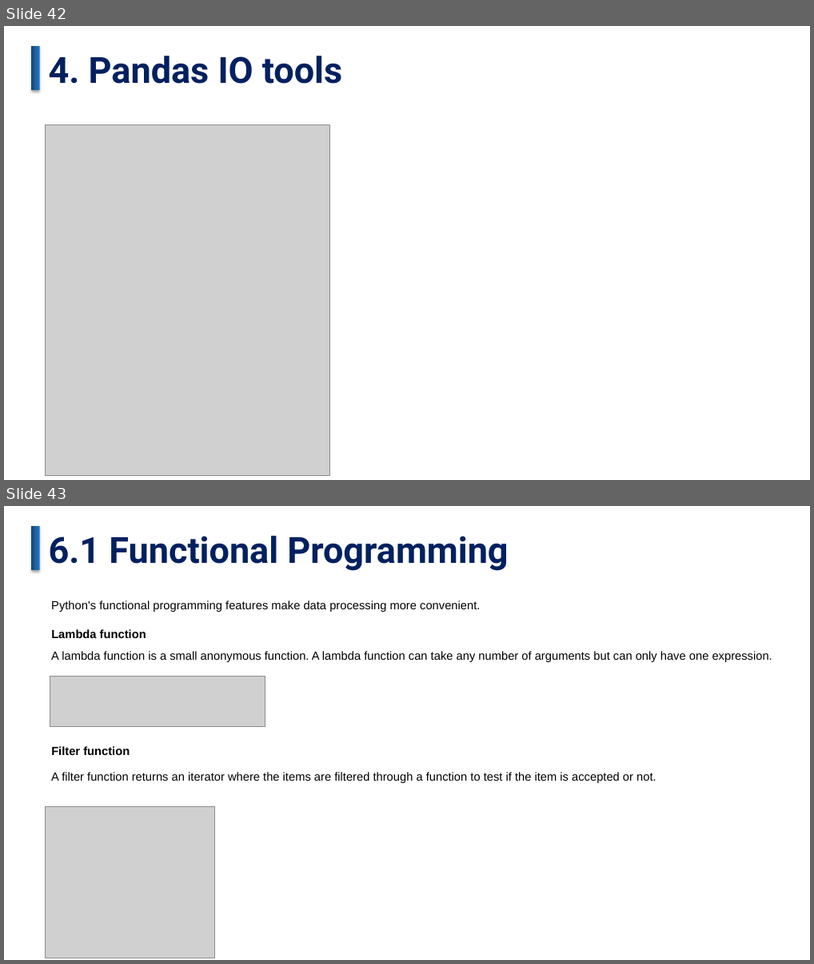
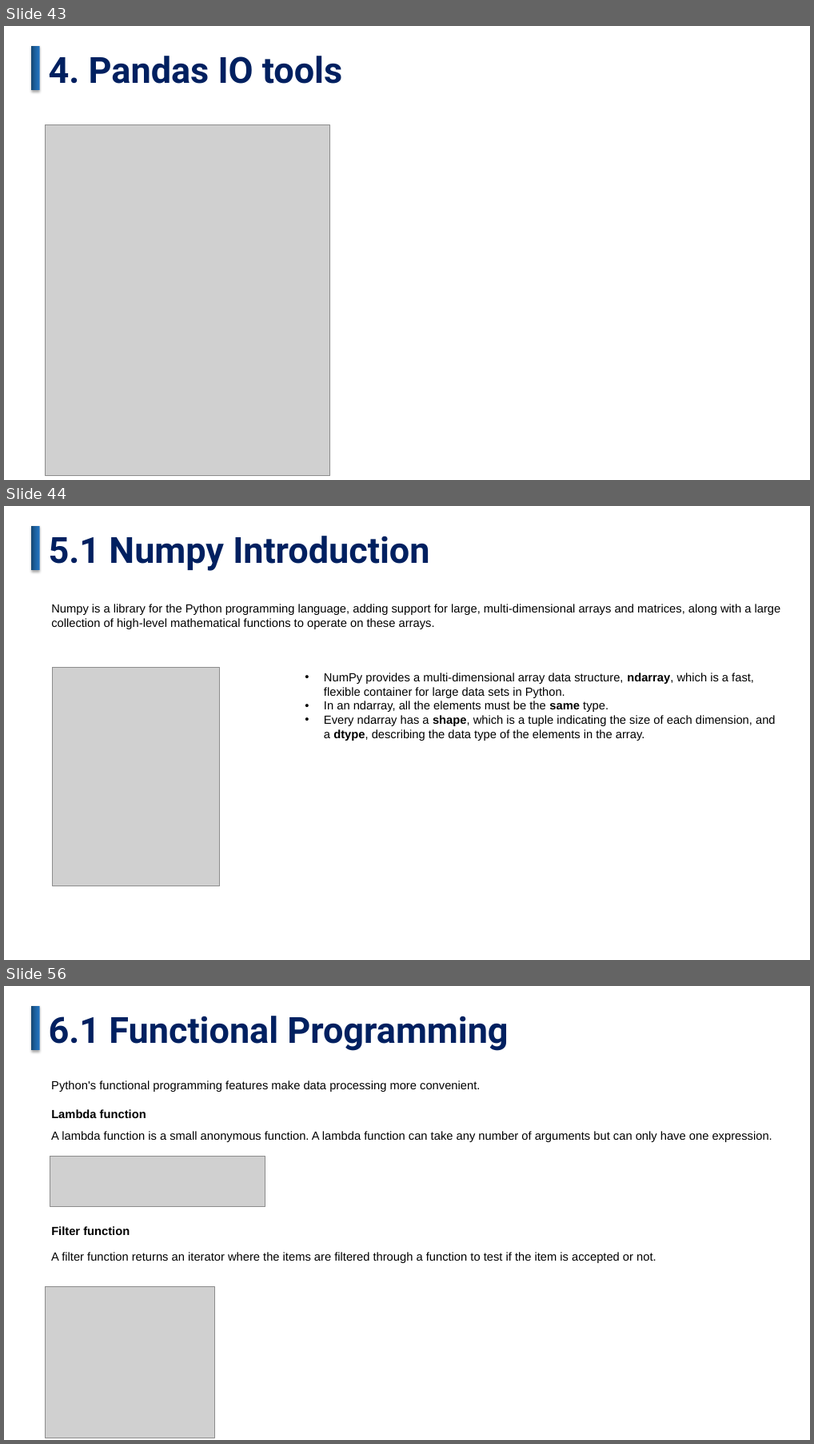
Before and after one commit to JasonZhangHub/DataAnalysiswithPython-FullCourseForBeginners, a slide deck: Data Analysis with Python-Full Course for Beginners.pptx. Shown one above the other, each under a label of ours: slides 42 and 43 before the commit, slides 43, 44 and 56 after it; the slides between them are not shown. The pictures are 814x964 and 814x1444 pixels, drawn with LibreOffice and Linux fonts; fonts in the diff are those of the drawing; grey boxes stand for pictures. Boxes give left, top, right and bottom in pixels: in the first picture for what was removed or moved away, otherwise in the second. Text is boxed around its words. In the diff, an @@ line names an element or a change of style, - is before the commit and + after.

```diff
--- a/Data Analysis with Python-Full Course for Beginners.pptx
+++ b/Data Analysis with Python-Full Course for Beginners.pptx
@@ slide 44 added at [4,506,810,960], background #FFFFFF @@
@@ rectangle added at [31,526,40,571], fill gradient #164672 to #1F63A2 to #2476C0 @@
@@ text added at [49,536,430,571], 42.9 pt, text #002060, bold @@
+5.1 Numpy Introduction
@@ text added at [51,604,782,629], 14 pt, text #000000 @@
+Numpy is a library for the Python programming language, adding support for large, multi-dimensional arrays and matrices, along with a large collection of high-level mathematical functions to operate on these arrays.
@@ picture added at [52,667,219,886] @@
@@ text added at [324,672,776,740], 14 pt, text #000000 @@
+• NumPy provides a multi-dimensional array data structure, ndarray, which is a fast, flexible container for large data sets in Python.
+• In an ndarray, all the elements must be the same type.
+• Every ndarray has a shape, which is a tuple indicating the size of each dimension, and a dtype, describing the data type of the elements in the array.
@@ what was slide 42 is now slide 43 @@
@@ what was slide 43 is now slide 56 @@
```
Also in this commit, not shown: 5 slides changed, 12 other slides added.
